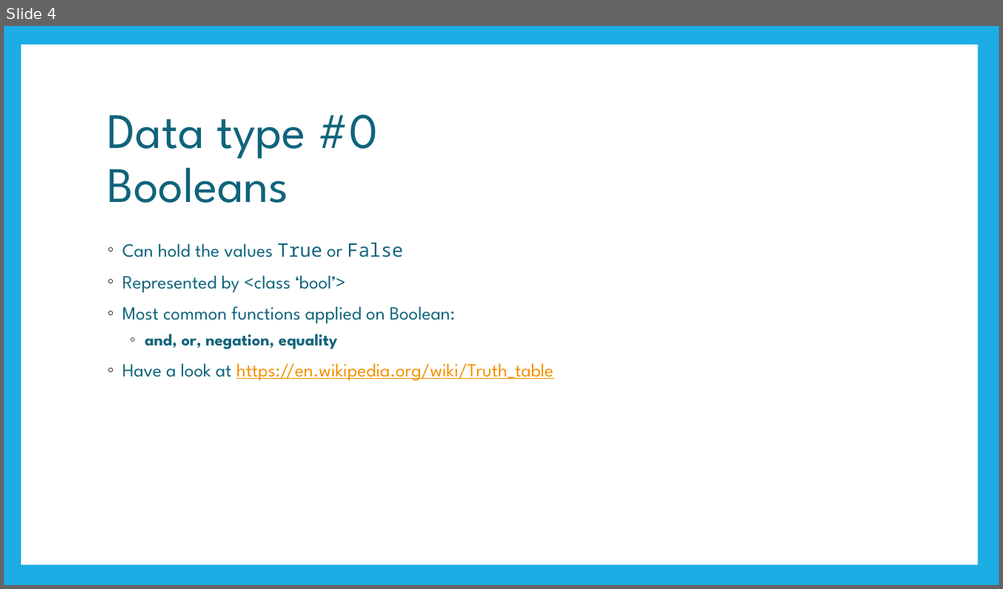
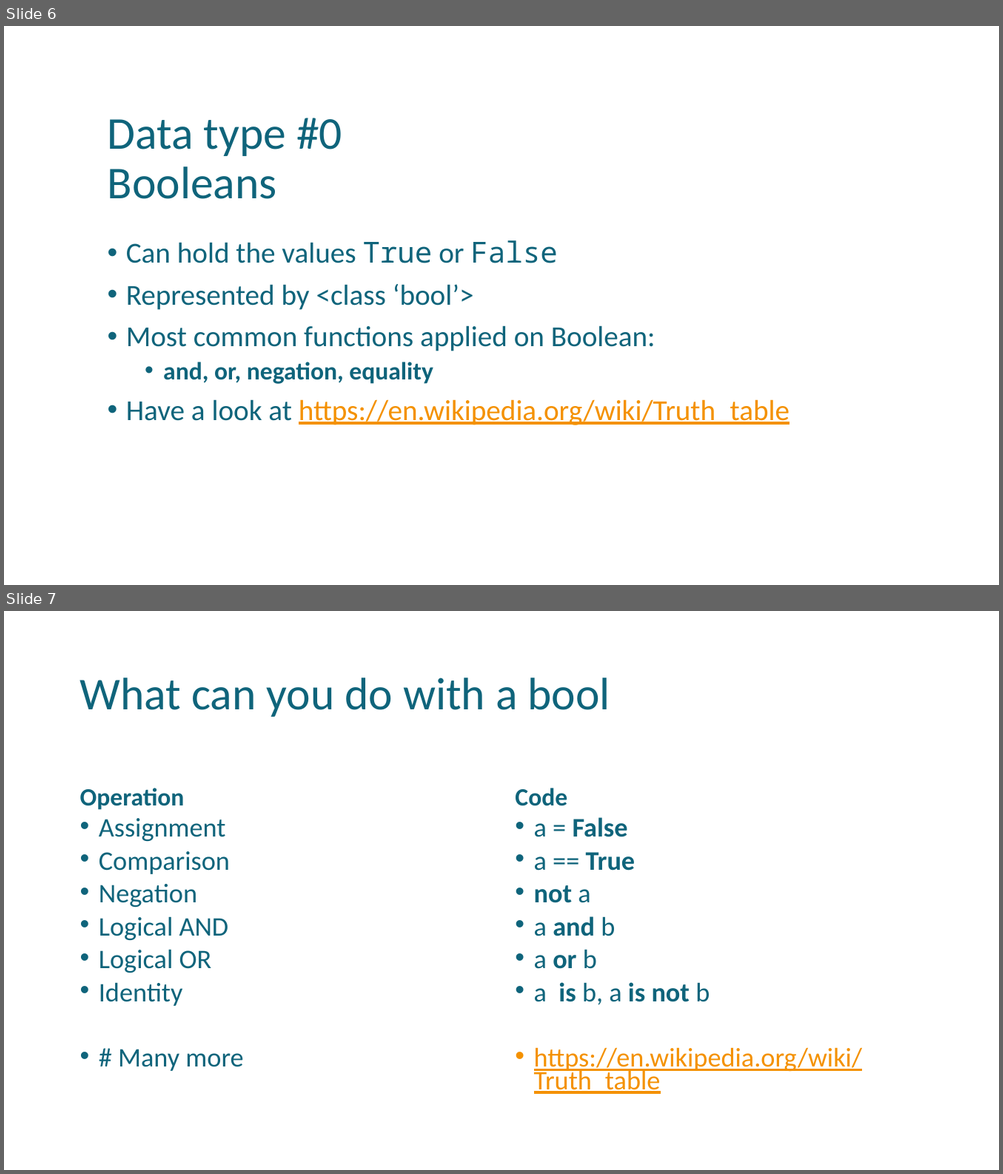
Before and after one commit to uday87j/teach_python, a slide deck: fundamentals/2-State, Data types.pptx. Shown one above the other, each under a label of ours: slide 4 before the commit, slides 6 and 7 after it. The pictures are 1003x589 and 1003x1174 pixels, drawn with LibreOffice and Linux fonts; fonts in the diff are those of the drawing. Boxes give left, top, right and bottom in pixels: in the first picture for what was removed or moved away, otherwise in the second. Text is boxed around its words. In the diff, an @@ line names an element or a change of style, - is before the commit and + after.

```diff
--- a/fundamentals/2-State, Data types.pptx
+++ b/fundamentals/2-State, Data types.pptx
@@ slide 7 added at (4, 611, 999, 1170), background #FFFFFF @@
@@ title added at (80, 678, 609, 717), 44 pt, text #0F647B @@
+What can you do with a bool
@@ text added at (80, 788, 185, 810), 24 pt, text #0F647B, bold @@
+Operation
@@ text added at (515, 788, 567, 806), 24 pt, text #0F647B, bold @@
+Code
@@ text added at (99, 818, 230, 1006), 25.9 pt, text #0F647B @@
+• Assignment
+• Comparison
+• Negation
+• Logical AND
+• Logical OR
+• Identity
+• # Many more
@@ text added at (534, 817, 709, 1005), 25.9 pt, text #F49100, underline @@
+• a = False
+• a == True
+• not a
+• a and b
+• a or b
+• a is b, a is not b
+• https://en.wikipedia.org/wiki/Truth_table
@@ what was slide 4 is now slide 6 @@
@@ slide 6 changed as well @@
@@ rectangle removed at (4, 26, 999, 585) @@
@@ rectangle removed at (21, 44, 978, 565) @@
@@ title "Data type #0 Booleans" at (108, 118, 342, 199): size 48 to 44 pt, font League Spartan to Calibri @@
@@ text "Can hold the values True ..." at (126, 241, 789, 426): size 18 to 28 pt in "Can hold the values True or False", "Represented by <class ‘bool’>", "Most common functions applied on Boolean:", "Have a look at https://en.wikipedia.org/wiki/Truth_table"; font League Spartan to Calibri; size 16 to 24 pt in "and, or, negation, equality"; bullet ◦ to •; line spacing 1 to 0.9; more space between paragraphs @@
```
Also in this commit, not shown: 7 other slides changed, 7 other slides added, 2 other files.
